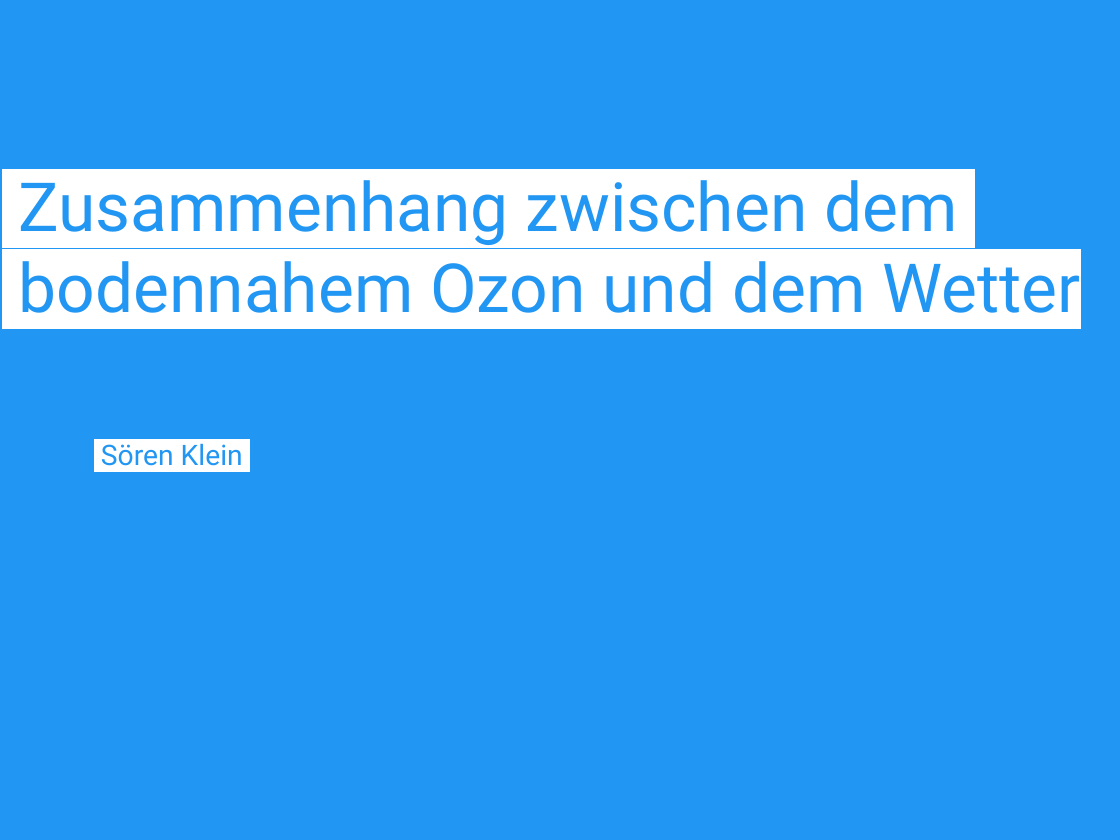
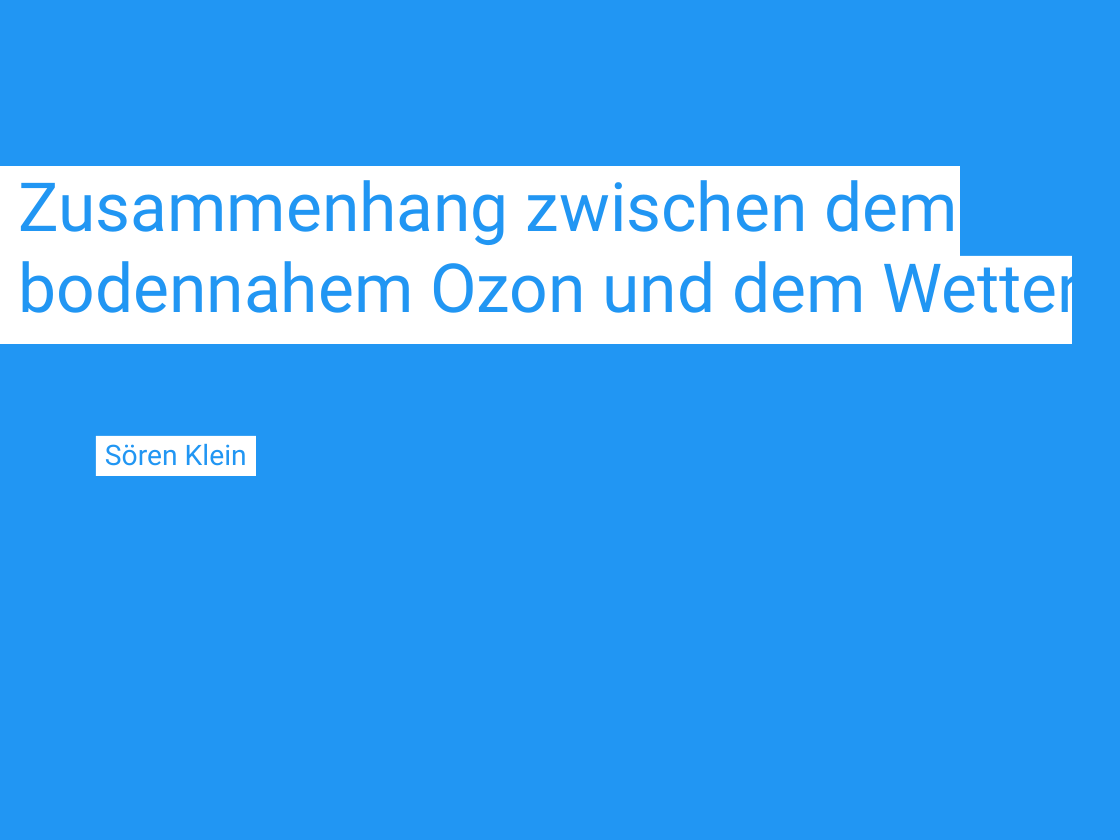
Before and after one commit to Syndesi/Seminararbeit, a slide deck: slide 1 of res/Zwischenpräsentation Intro.odp. Drawn at 1120x840 pixels with LibreOffice and Linux fonts; fonts in the diff are those of the drawing. Boxes give left, top, right and bottom in pixels: in the first picture for what was removed or moved away, otherwise in the second. Text is boxed around its words. In the diff, an @@ line names an element or a change of style, - is before the commit and + after.

```diff
--- a/res/Zwischenpräsentation Intro.odp
+++ b/res/Zwischenpräsentation Intro.odp
@@ text "Zusammenhang zwischen dem" at [19,180,1080,328]: highlight #FFFFFF to none @@
@@ rectangle added at [0,167,960,276], fill #FFFFFF @@
@@ rectangle added at [0,256,1072,345], fill #FFFFFF @@
@@ text "Sören Klein" at [105,443,247,466]: highlight #FFFFFF to none; alignment left to centre @@
@@ rectangle added at [96,436,255,476], fill #FFFFFF @@
```
Also in this commit, not shown: 3 other slides changed, 4 slides added, 1 slide removed, 7 other files.
